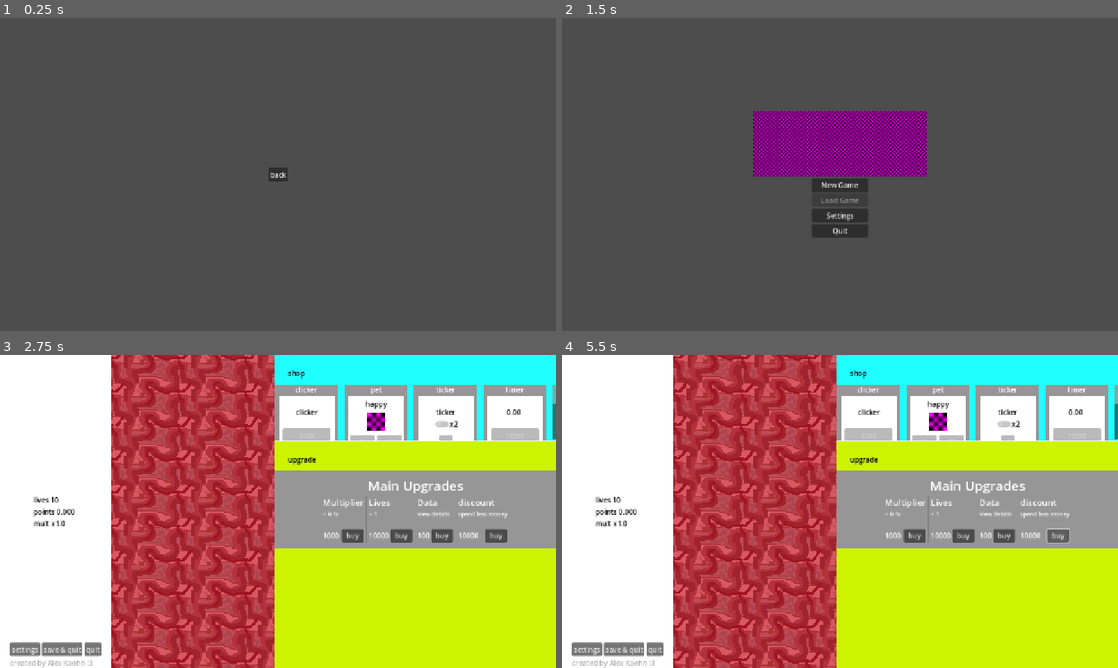
Above: before the commit, frames 1-4 (two rows, left to right).
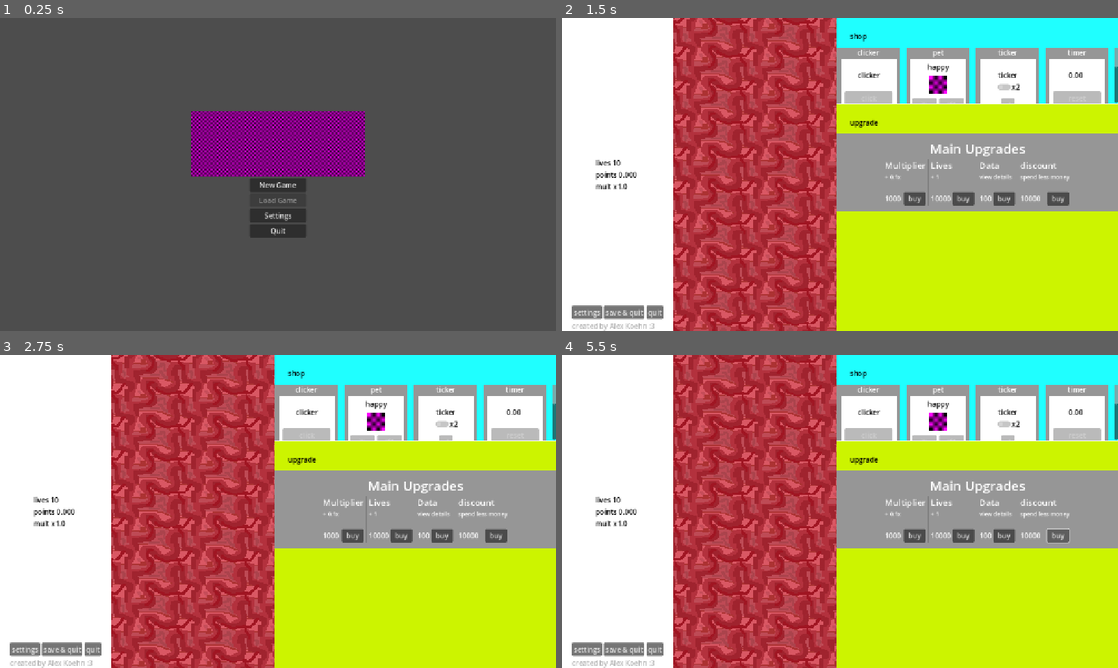
Above: after the commit, the same moments.

Repository: liltorchic/attention-grabbing-game
Game: Godot game, scene res://scenes/menu/menu.tscn
The game is run twice, just before and just after one commit, with the same random seed, the same clock (stepped at 60 frames per second) and the same inputs.
Inputs (mouse positions are in pixels of both pictures, inside the frame that each line leads up to):
- Up to frame 1 (0.25 s): no input
- Up to frame 2 (1.5 s): click (840, 183) at 0.5 s, where only the run after the commit has a clickable "New Game"; click "back" (after the commit: "buy") at 1.25 s
- Up to frame 3 (2.75 s): click (278, 520) at 2 s, where only the run before the commit has a clickable "New Game"
- Up to frame 4 (5.5 s): click "buy" at 2.75 s; click "buy" at 3.5 s; click "buy" at 4.25 s; click "buy" at 5 s

The runs differ from the first frame. In frame 1, 7.7% of the frame differs, in the area x 34-66%, y 29-71%; in frame 2, 99%, in the area x 0-100%, y 0-100%; in frame 3, 2.6%; in frame 4, 5.3%.

Commit message:
Update menu.tscn

Diff:
--- a/scenes/menu/menu.tscn
+++ b/scenes/menu/menu.tscn
@@ -15,7 +15,6 @@
 script = ExtResource("1_klgdb")
 
 [node name="menu" type="VBoxContainer" parent="."]
-visible = false
 layout_mode = 1
 anchors_preset = 8
 anchor_left = 0.5
@@ -184,6 +183,7 @@
 text = "back"
 
 [node name="load" type="VBoxContainer" parent="."]
+visible = false
 layout_mode = 1
 anchors_preset = 8
 anchor_left = 0.5
